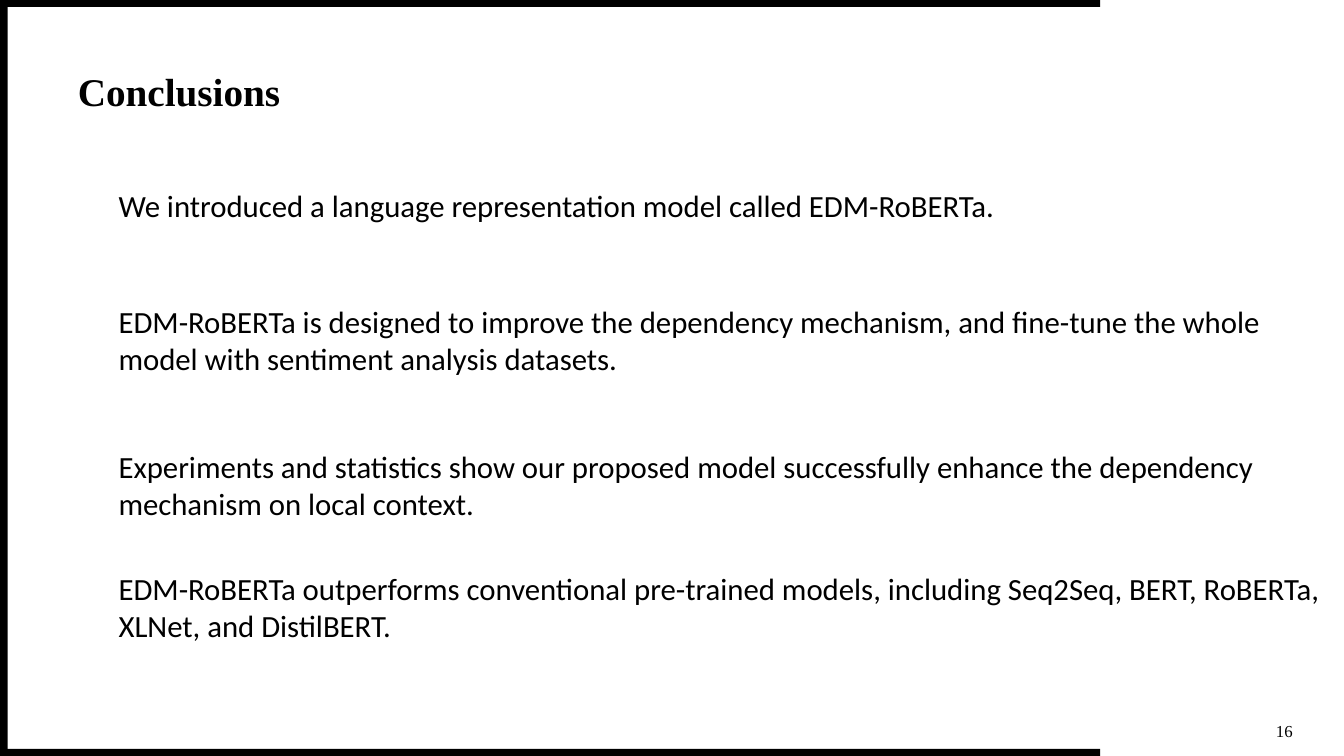
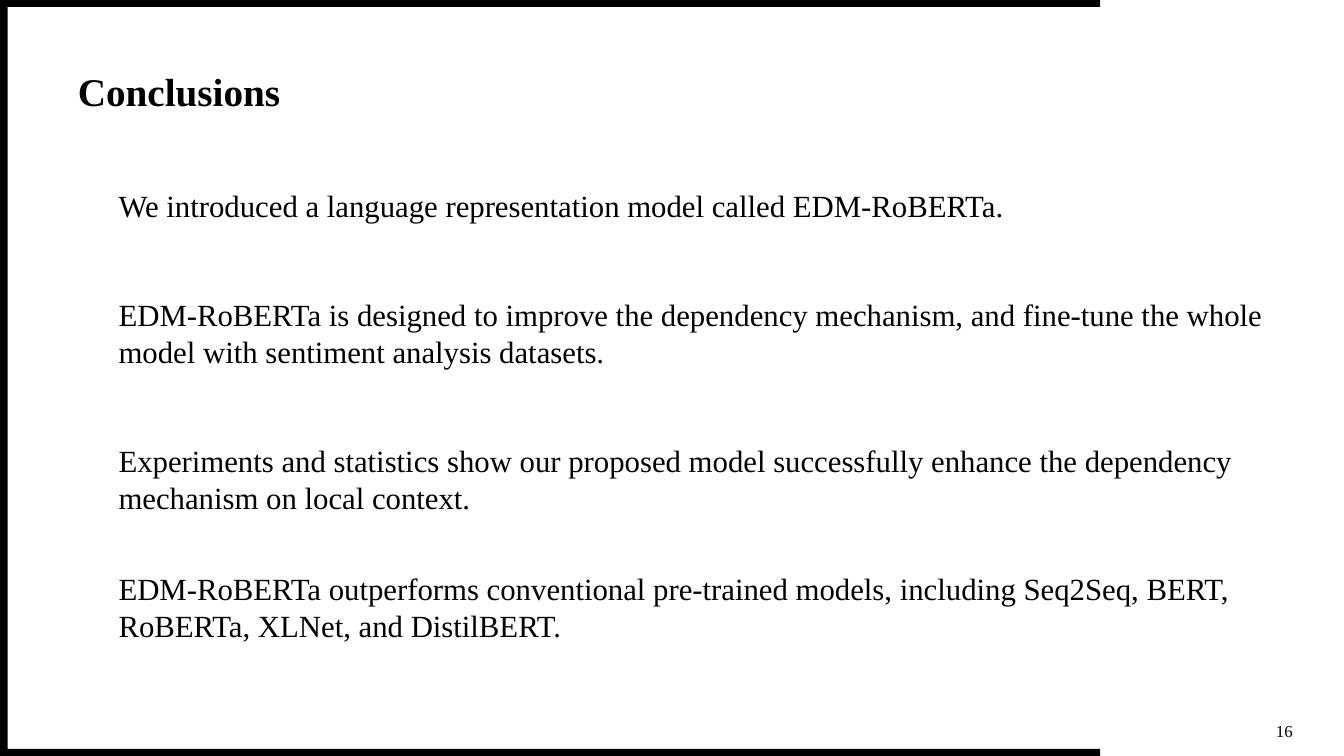
Before and after one commit to theQuert/inlpfun, a slide deck: slide 21 of Lab/REP.pptx (slide 20 before the commit). Drawn at 1344x756 pixels with LibreOffice and Linux fonts; fonts in the diff are those of the drawing. Boxes give left, top, right and bottom in pixels: in the first picture for what was removed or moved away, otherwise in the second. Text is boxed around its words. In the diff, an @@ line names an element or a change of style, - is before the commit and + after.

```diff
--- a/Lab/REP.pptx
+++ b/Lab/REP.pptx
@@ text "EDM-RoBERTa is designed to improve ...": place and size @@
-text "EDM-RoBERTa is designed to improve ..." at (119, 311, 1260, 375)
+text "EDM-RoBERTa is designed to improve ..." at (119, 304, 1262, 369)
@@ font Calibri to Times New Roman in 4 elements at (119, 195, 1003, 223), (119, 450, 1232, 510), (119, 304, 1262, 369), (119, 578, 1229, 642) @@
```
Also in this commit, not shown: 6 other slides changed, 1 slide added.
